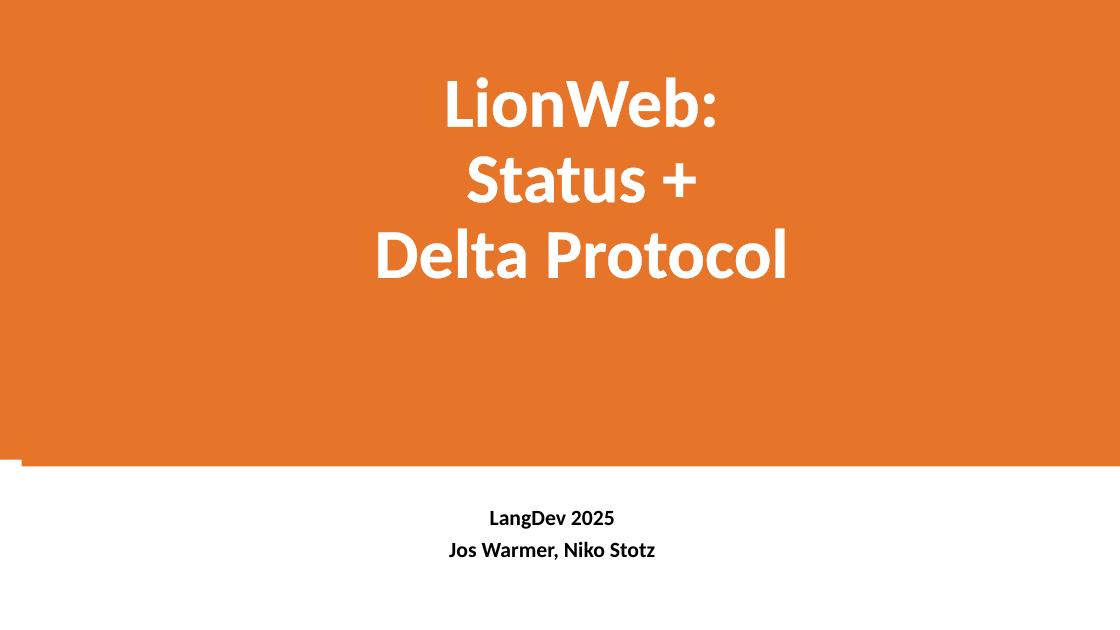
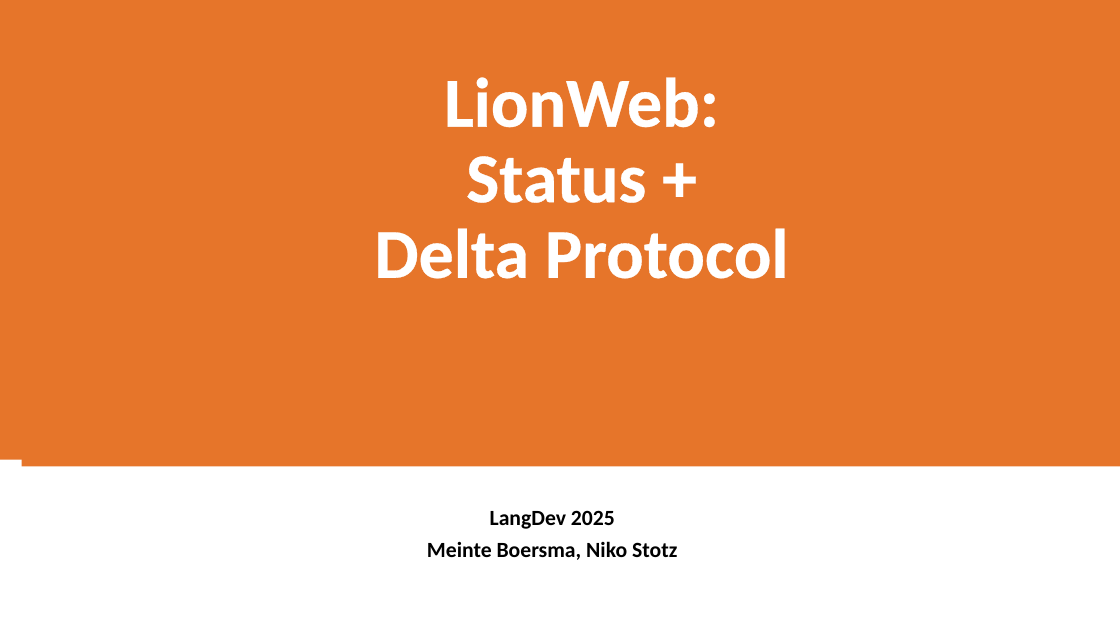
Before and after one commit to LionWeb-io/specification, a slide deck: slide 1 of resources/LangDev 2025 Talk.pptx. Drawn at 1120x630 pixels with LibreOffice and Linux fonts; fonts in the diff are those of the drawing; background and template pictures are left out. Boxes give left, top, right and bottom in pixels: in the first picture for what was removed or moved away, otherwise in the second. Text is boxed around its words. In the diff, an @@ line names an element or a change of style, - is before the commit and + after.

```diff
--- a/resources/LangDev 2025 Talk.pptx
+++ b/resources/LangDev 2025 Talk.pptx
@@ subtitle at <box>427,541,677,560</box>: text changed @@
-Jos Warmer, Niko Stotz
+Meinte Boersma, Niko Stotz
```
Also in this commit, not shown: 2 other slides changed.
